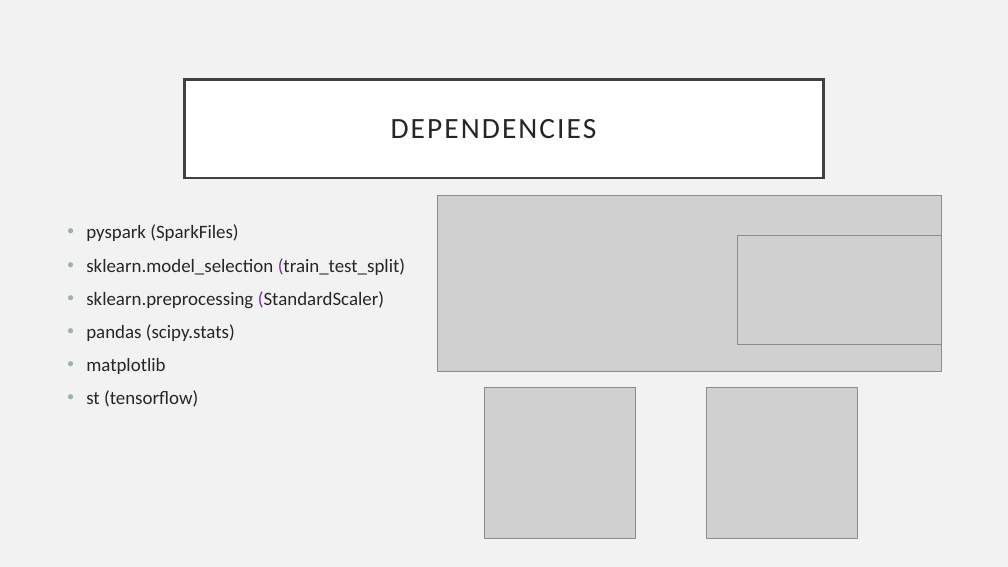
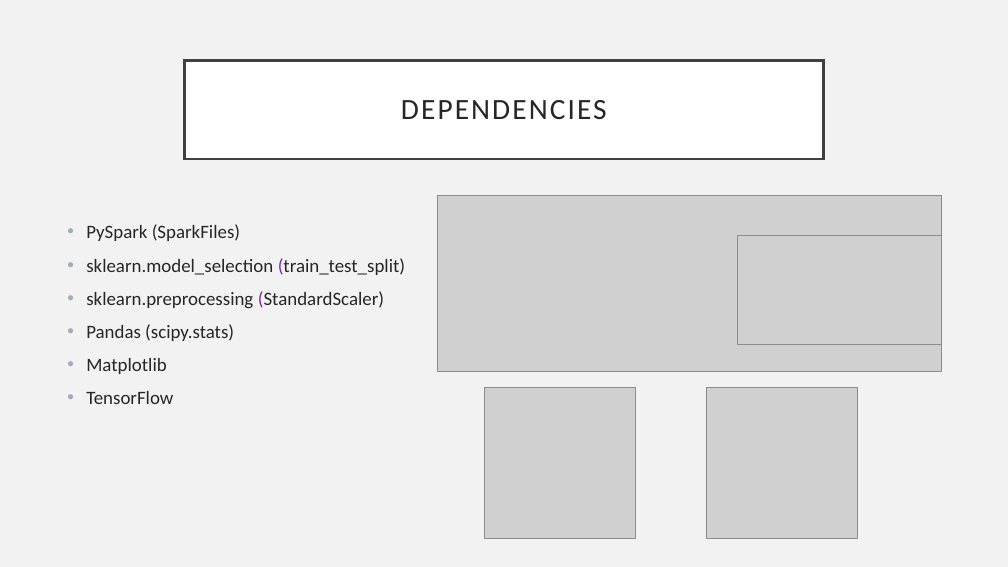
Before and after one commit to saganaga/Obesity-Prediction-Model, a slide deck: slide 4 of ObesityRiskFactors.pptx. Drawn at 1008x567 pixels with LibreOffice and Linux fonts; fonts in the diff are those of the drawing; grey boxes stand for pictures. Boxes give left, top, right and bottom in pixels: in the first picture for what was removed or moved away, otherwise in the second. Text is boxed around its words. In the diff, an @@ line names an element or a change of style, - is before the commit and + after.

```diff
--- a/ObesityRiskFactors.pptx
+++ b/ObesityRiskFactors.pptx
@@ title "DEPENDENCIES": place and size @@
-title "DEPENDENCIES" at box(185, 79, 823, 178)
+title "DEPENDENCIES" at box(185, 60, 823, 160)
@@ text at box(86, 224, 240, 241): text changed @@
-• pyspark (SparkFiles)
+• PySpark (SparkFiles)
@@ text at box(86, 324, 234, 404): text changed @@
-• pandas (scipy.stats)
-• matplotlib
-• st (tensorflow)
+• Pandas (scipy.stats)
+• Matplotlib
+• TensorFlow
```
Also in this commit, not shown: 5 other slides changed.
